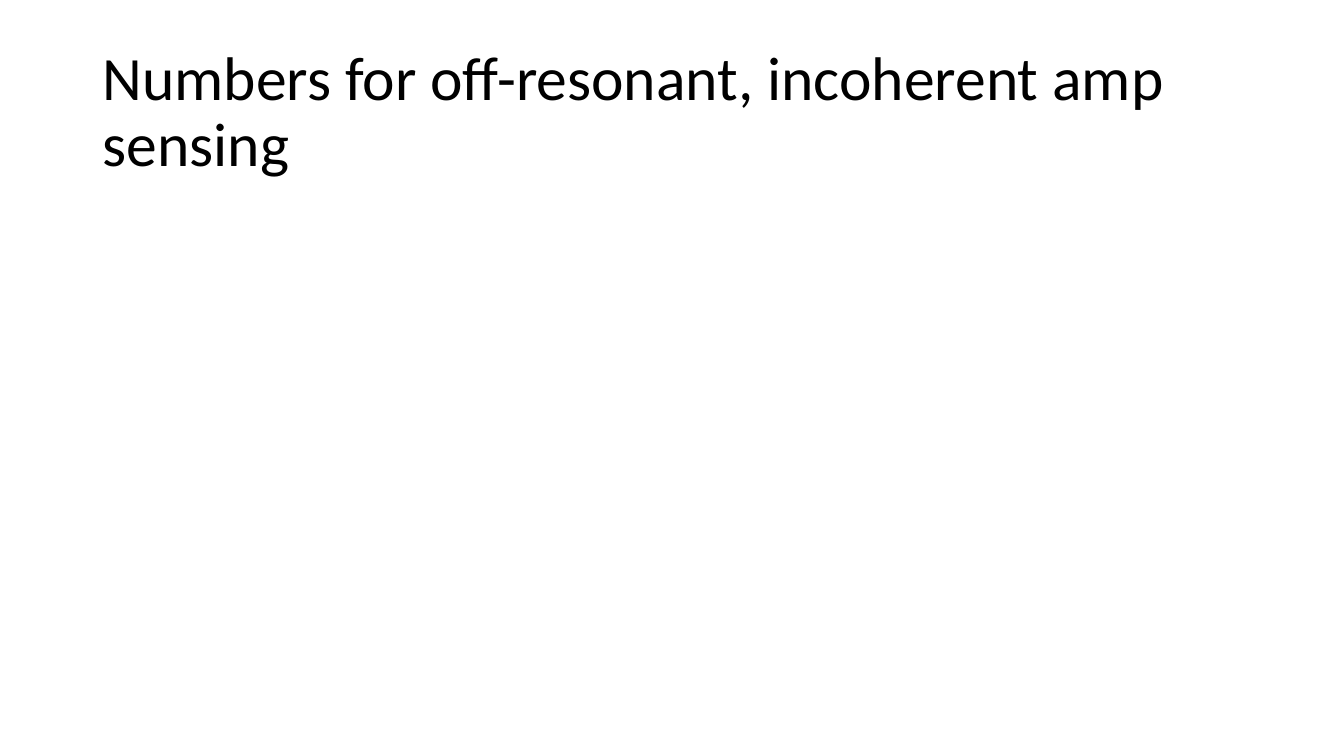
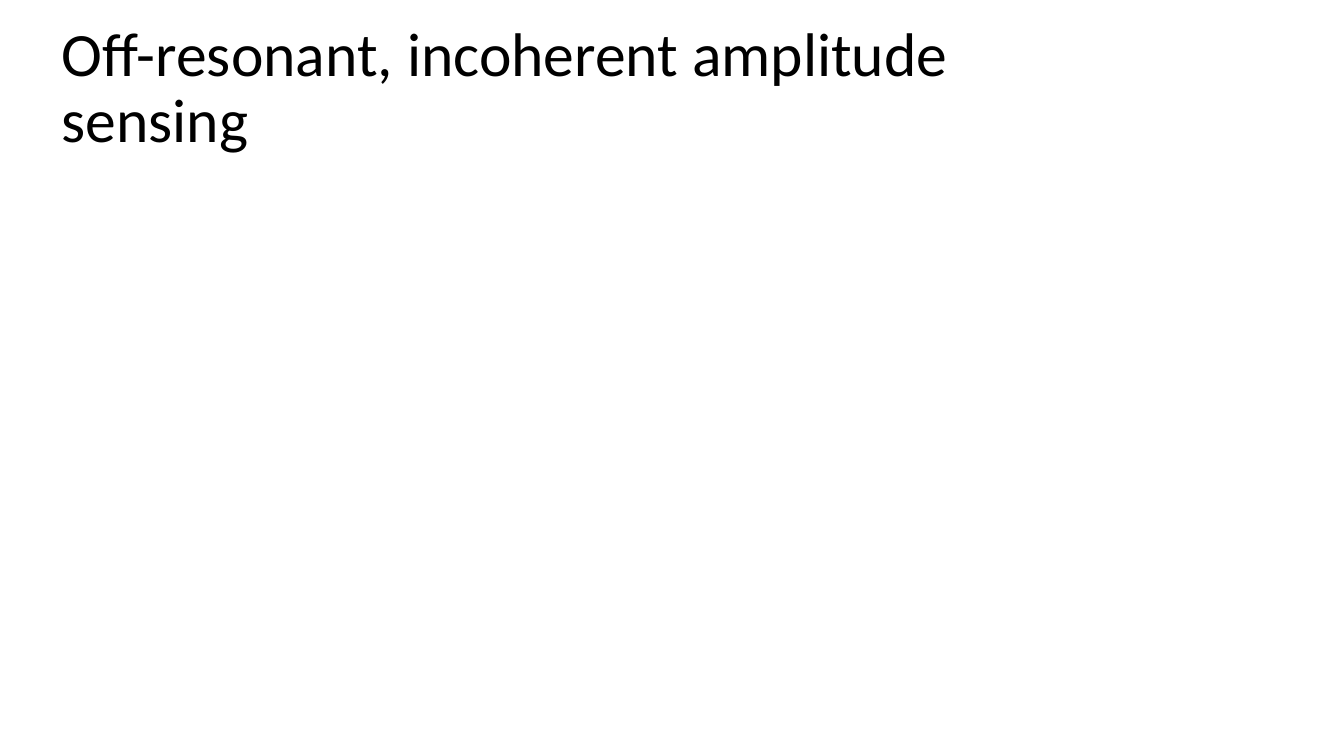
Before and after one commit to kgilmo/amplitude_sensing_paper, a slide deck: slide 7 of amplitude_sensing_penning.pptx. Drawn at 1344x756 pixels with LibreOffice and Linux fonts; fonts in the diff are those of the drawing; grey boxes stand for pictures. Boxes give left, top, right and bottom in pixels: in the first picture for what was removed or moved away, otherwise in the second. Text is boxed around its words. In the diff, an @@ line names an element or a change of style, - is before the commit and + after.

```diff
--- a/amplitude_sensing_penning.pptx
+++ b/amplitude_sensing_penning.pptx
@@ title at bbox=[62, 33, 947, 153]: text changed @@
-Numbers for off-resonant, incoherent amp sensing
+Off-resonant, incoherent amplitude sensing
```
Also in this commit, not shown: 5 other slides changed.
